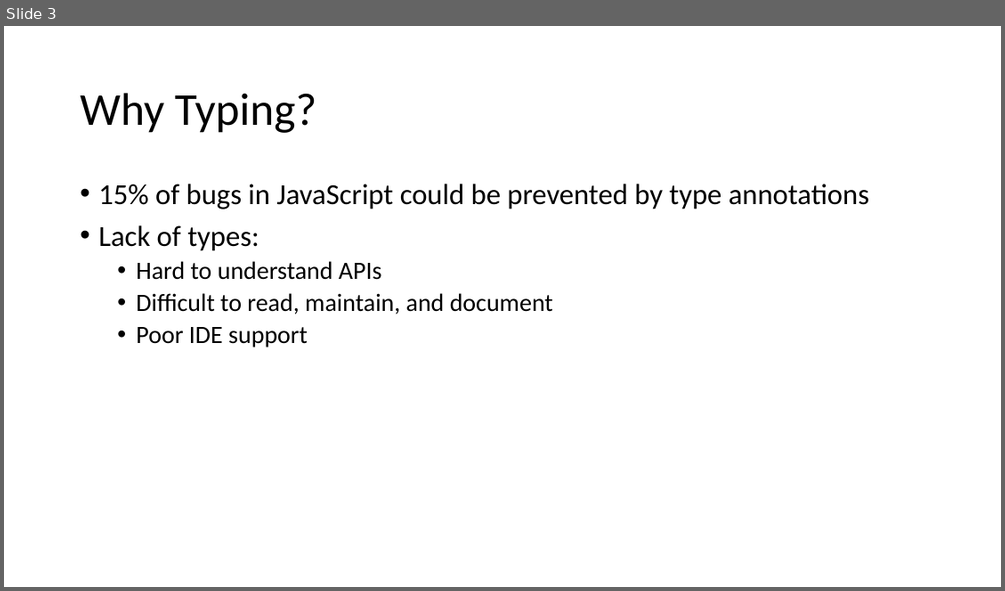
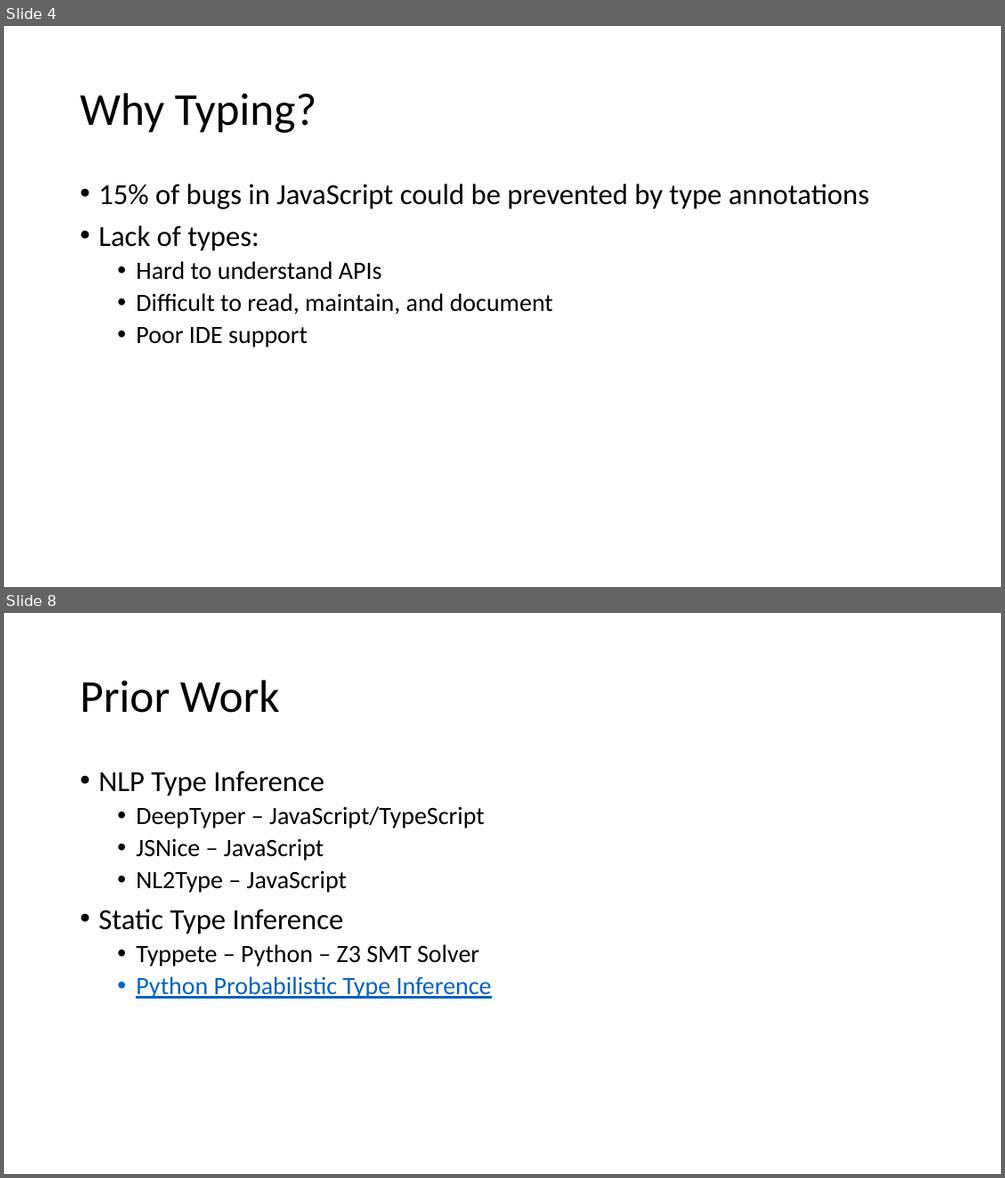
Before and after one commit to tjchambers32/ecs289-final, a slide deck: deeptyper for python.pptx. Shown one above the other, each under a label of ours: slide 3 before the commit, slides 4 and 8 after it; the slides between them are not shown. The pictures are 1005x591 and 1005x1178 pixels, drawn with LibreOffice and Linux fonts; fonts in the diff are those of the drawing. Boxes give left, top, right and bottom in pixels: in the first picture for what was removed or moved away, otherwise in the second. Text is boxed around its words. In the diff, an @@ line names an element or a change of style, - is before the commit and + after.

```diff
--- a/deeptyper for python.pptx
+++ b/deeptyper for python.pptx
@@ slide 8 added at (4, 613, 1001, 1174), background #FFFFFF @@
@@ title added at (80, 680, 280, 713), 44 pt, text #000000 @@
+Prior Work
@@ text added at (98, 771, 492, 998), 24 pt, text #000000 @@
+• NLP Type Inference
+  • DeepTyper – JavaScript/TypeScript
+  • JSNice – JavaScript
+  • NL2Type – JavaScript
+• Static Type Inference
+  • Typpete – Python – Z3 SMT Solver
+  • Python Probabilistic Type Inference
@@ what was slide 3 is now slide 4 @@
```
Also in this commit, not shown: 8 slides changed, 8 other slides added, 5 other files.
